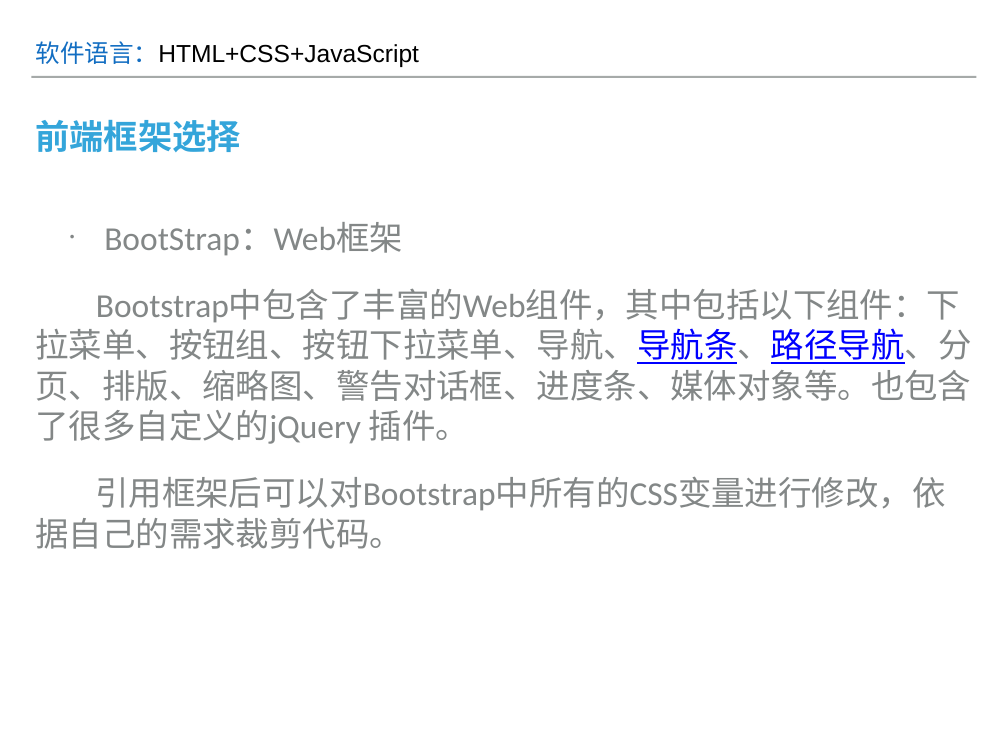
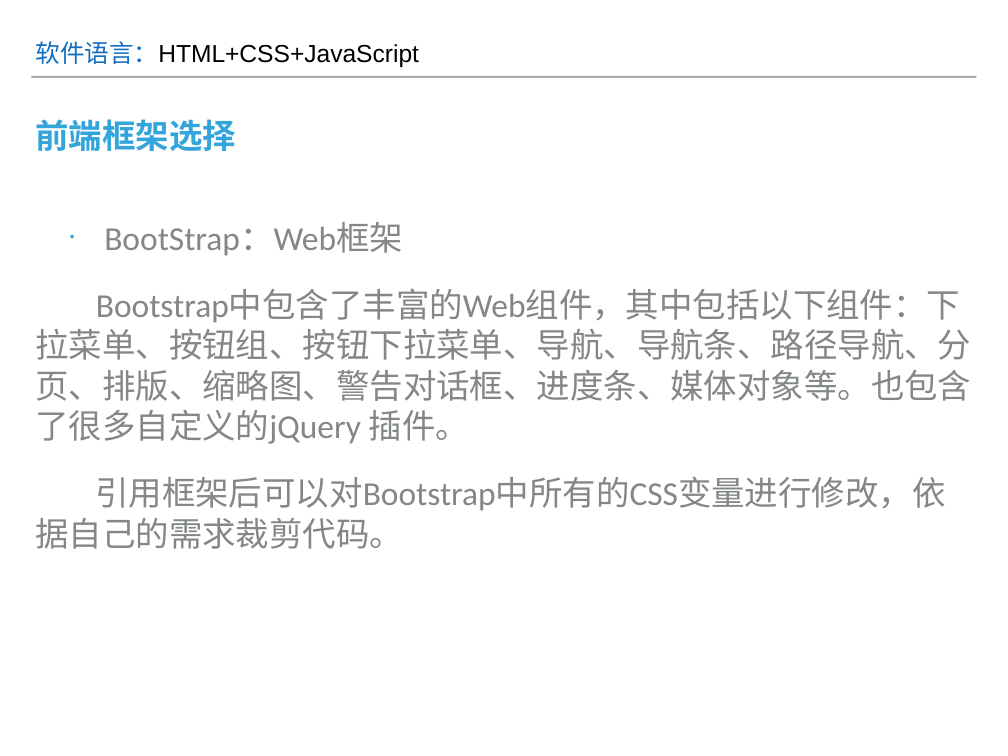
Before and after one commit to vincent950602/PsychologyTest, a slide deck: slide 4 of 框架介绍.pptx. Drawn at 1008x756 pixels with LibreOffice and Linux fonts; fonts in the diff are those of the drawing. Boxes give left, top, right and bottom in pixels: in the first picture for what was removed or moved away, otherwise in the second. Text is boxed around its words. In the diff, an @@ line names an element or a change of style, - is before the commit and + after.

```diff
--- a/框架介绍.pptx
+++ b/框架介绍.pptx
@@ title "前端框架选择" at (x1=35, y1=119, x2=236, y2=151): size 34.8 to 34 pt @@
@@ text at (x1=35, y1=222, x2=971, y2=444): text colour #0000FF to #838787, underline off in "Bootstrap中包含了丰富的Web组件，其中包括以下组件：下拉菜单、按钮组、按钮下拉菜单、导航、导航条、路径导航、分 ..." @@
```
Also in this commit, not shown: 7 other slides changed.
